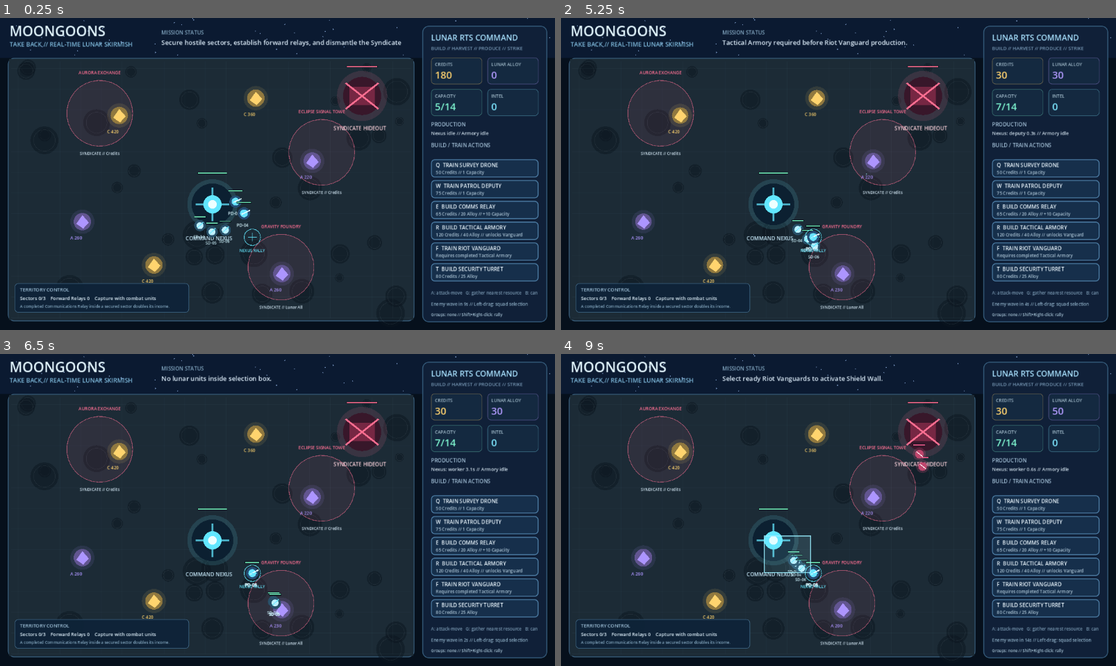
Above: before the commit, frames 1-4 (two rows, left to right).
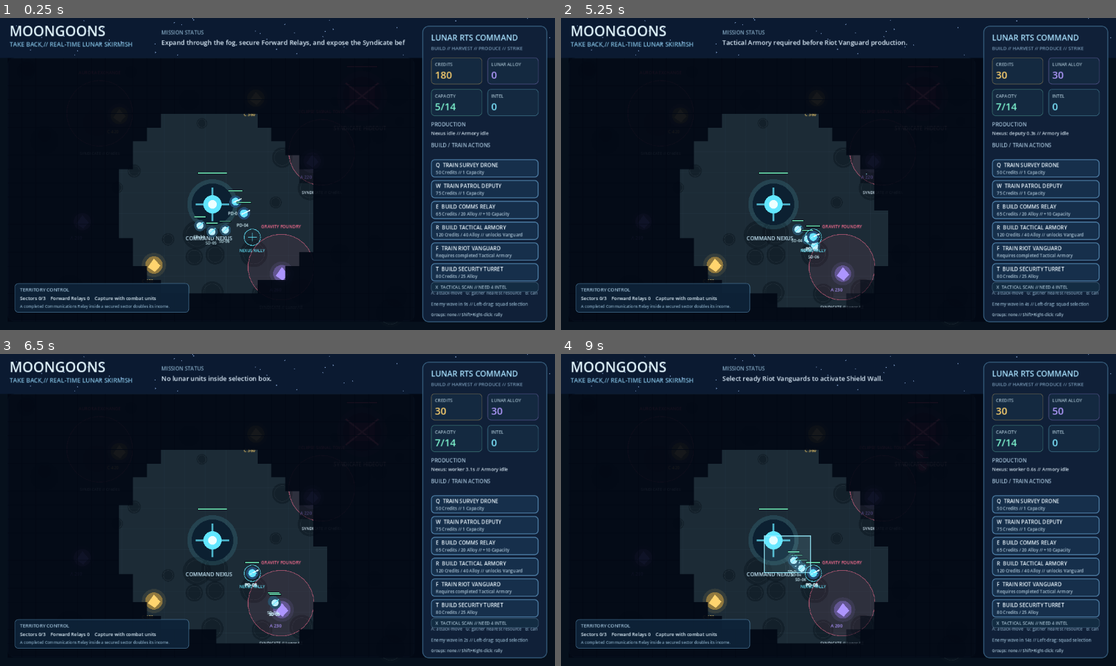
Above: after the commit, the same moments.

Repository: POTD725/MoonGoons-Take-Back
Game: Godot game, scene res://scenes/Main.tscn
The game is run twice, just before and just after one commit, with the same random seed, the same clock (stepped at 60 frames per second) and the same inputs.
Inputs (mouse positions are in pixels of both pictures, inside the frame that each line leads up to):
- Up to frame 1 (0.25 s): no input
- Up to frame 2 (5.25 s): tap Enter at 0.5 s; move the mouse to (960, 158) at 0.52 s; hold W 0.53-1.25 s; tap Q at 0.6 s; click (960, 158) at 0.67 s; drag from (727, 189) to (810, 236) at 1.27 s; move the mouse to (894, 105) at 2.02 s; hold W 2.03-2.75 s; tap R at 2.1 s; tap Space at 2.75 s; drag from (810, 236) to (672, 127) at 2.77 s; move the mouse to (1005, 220) at 3.52 s; hold A 3.53-4.25 s; tap B at 3.6 s; drag from (672, 127) to (755, 96) at 4.27 s; move the mouse to (866, 174) at 5.02 s; hold S from 5.03 s (still down); tap F at 5.1 s; click (866, 174) at 5.17 s
- Up to frame 3 (6.5 s): release S at 5.75 s; drag from (194, 432) to (166, 525) at 5.77 s
- Up to frame 4 (9 s): move the mouse to (960, 494) at 6.52 s; hold W 6.53-7.25 s; tap 1 at 6.6 s; drag from (727, 525) to (810, 572) at 7.27 s; move the mouse to (894, 441) at 8.02 s; hold S 8.03-8.75 s; tap 0 at 8.1 s; drag from (810, 572) to (672, 463) at 8.77 s

The runs differ from the first frame. In frame 1, 41% of the frame differs, in the area x 1-97%, y 6-98%; in frame 2, 39%; in frame 3, 39%; in frame 4, 39%.

Commit message:
Launch MoonGoons Take Back Phase Four recon systems

Diff:
--- a/scenes/Main.tscn
+++ b/scenes/Main.tscn
@@ -1,6 +1,6 @@
 [gd_scene load_steps=2 format=3]
 
-[ext_resource type="Script" path="res://scripts/moongoons_rts_phase_three.gd" id="1_game"]
+[ext_resource type="Script" path="res://scripts/moongoons_rts_phase_four.gd" id="1_game"]
 
 [node name="MoonGoonsTakeBack" type="Node2D"]
 script = ExtResource("1_game")
